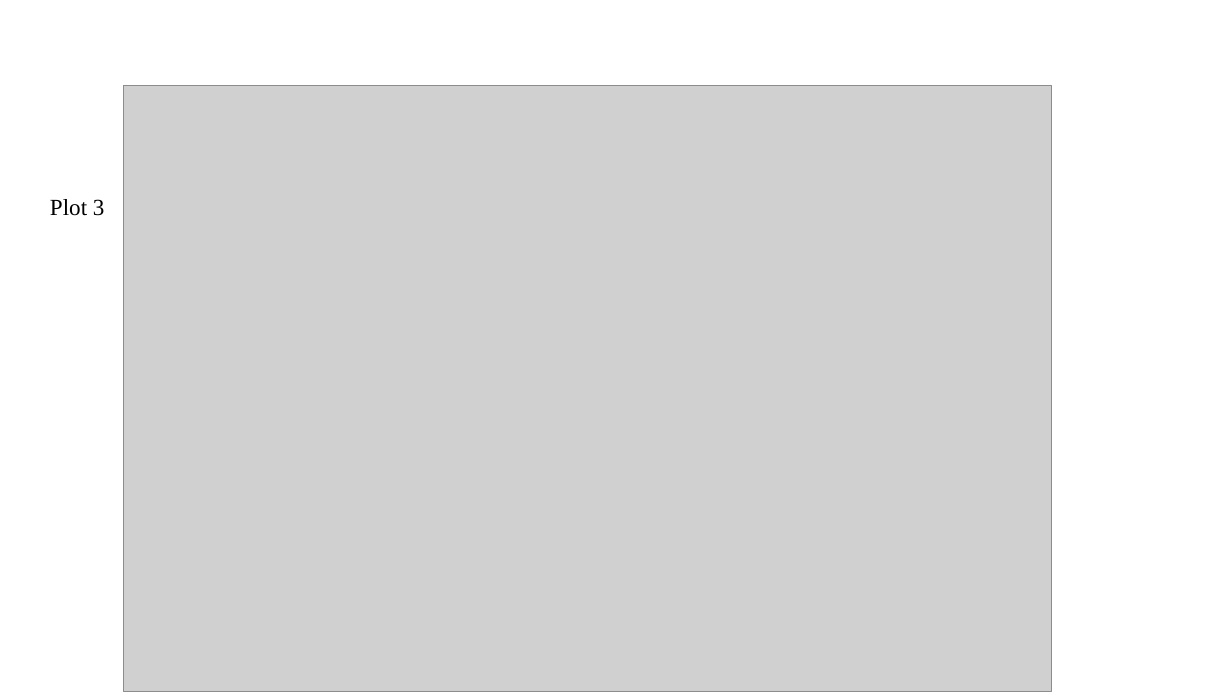
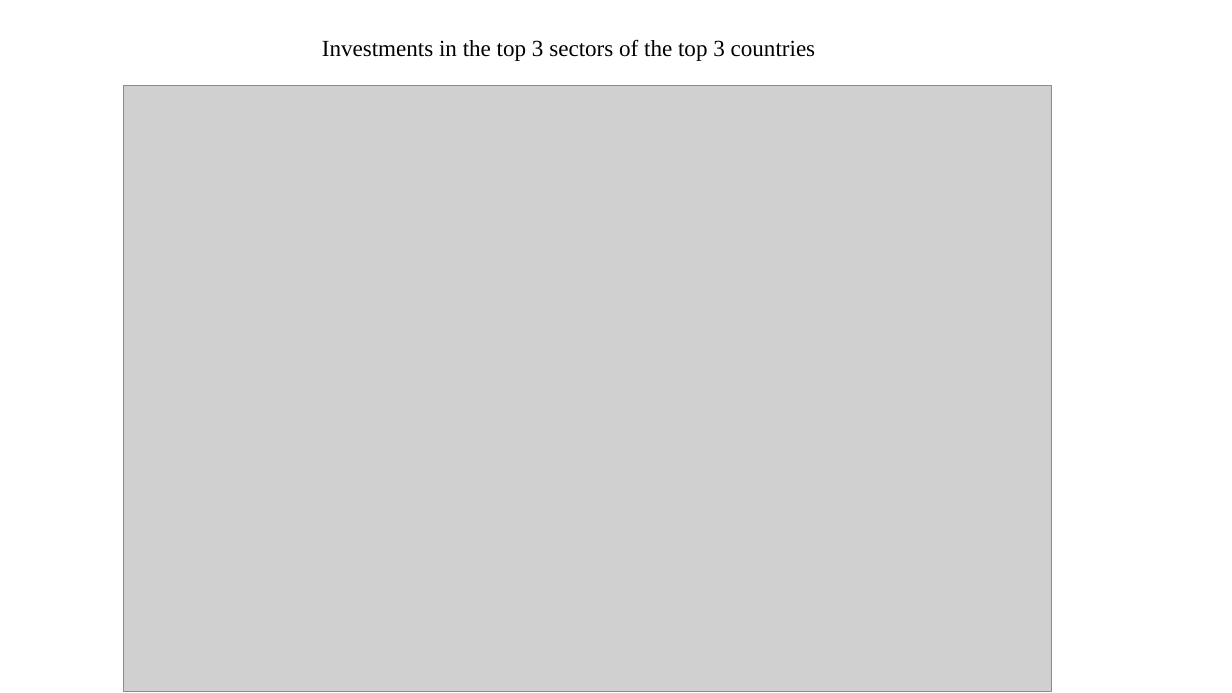
Before and after one commit to santhoshpkumar/Spark-Funds-Investment-CaseStudy, a slide deck: slide 9 of Spark Funds Presentation.pptx. Drawn at 1232x693 pixels with LibreOffice and Linux fonts; fonts in the diff are those of the drawing; grey boxes stand for pictures; background and template pictures are left out. Boxes give left, top, right and bottom in pixels: in the first picture for what was removed or moved away, otherwise in the second. Text is boxed around its words. In the diff, an @@ line names an element or a change of style, - is before the commit and + after.

```diff
--- a/Spark Funds Presentation.pptx
+++ b/Spark Funds Presentation.pptx
@@ text added at [322, 39, 816, 61], 18 pt, text #000000 @@
+Investments in the top 3 sectors of the top 3 countries
@@ text removed at [50, 199, 105, 216] @@
-Plot 3
```
Also in this commit, not shown: 3 slides added, 3 slides removed, 2 other files.
